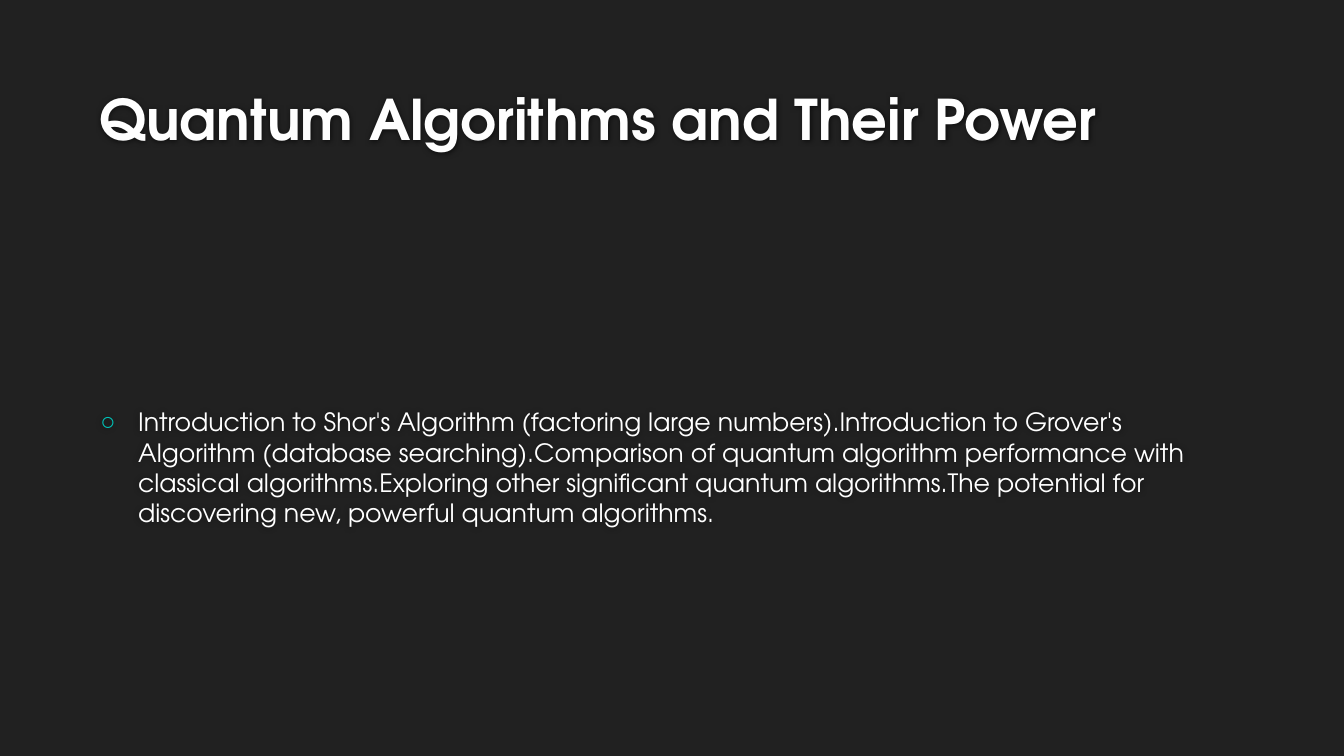
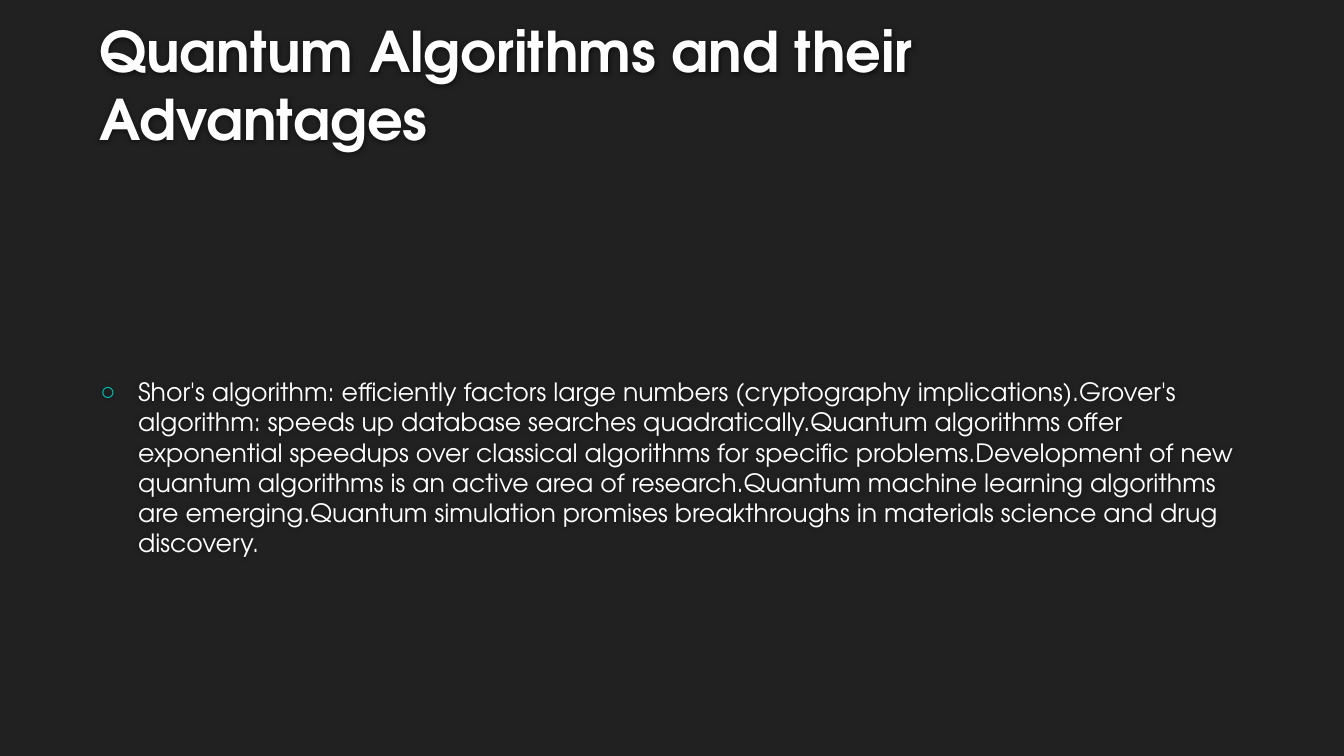
Before and after one commit to AdityaB-11/Pdf_to_presentation_GenAI, a slide deck: slide 7 of output/topic_quantum_computing_.pptx. Drawn at 1344x756 pixels with LibreOffice and Linux fonts; fonts in the diff are those of the drawing; background and template pictures are left out. Boxes give left, top, right and bottom in pixels: in the first picture for what was removed or moved away, otherwise in the second. Text is boxed around its words. In the diff, an @@ line names an element or a change of style, - is before the commit and + after.

```diff
--- a/output/topic_quantum_computing_.pptx
+++ b/output/topic_quantum_computing_.pptx
@@ title at [99,29,913,153]: text changed @@
-Quantum Algorithms and Their Power
+Quantum Algorithms and their Advantages
@@ text at [138,382,1233,557]: text changed @@
-○ Introduction to Shor's Algorithm (factoring large numbers).Introduction to Grover's Algorithm (database searching).Comparison of quantum algorithm performance with classical algorithms.Exploring other significant quantum algorithms.The potential for discovering new, powerful quantum algorithms.
+○ Shor's algorithm: efficiently factors large numbers (cryptography implications).Grover's algorithm: speeds up database searches quadratically.Quantum algorithms offer exponential speedups over classical algorithms for specific problems.Development of new quantum algorithms is an active area of research.Quantum machine learning algorithms are emerging.Quantum simulation promises breakthroughs in materials science and drug discovery.
```
Also in this commit, not shown: 8 other slides changed, 2 slides removed, 5 other files.
